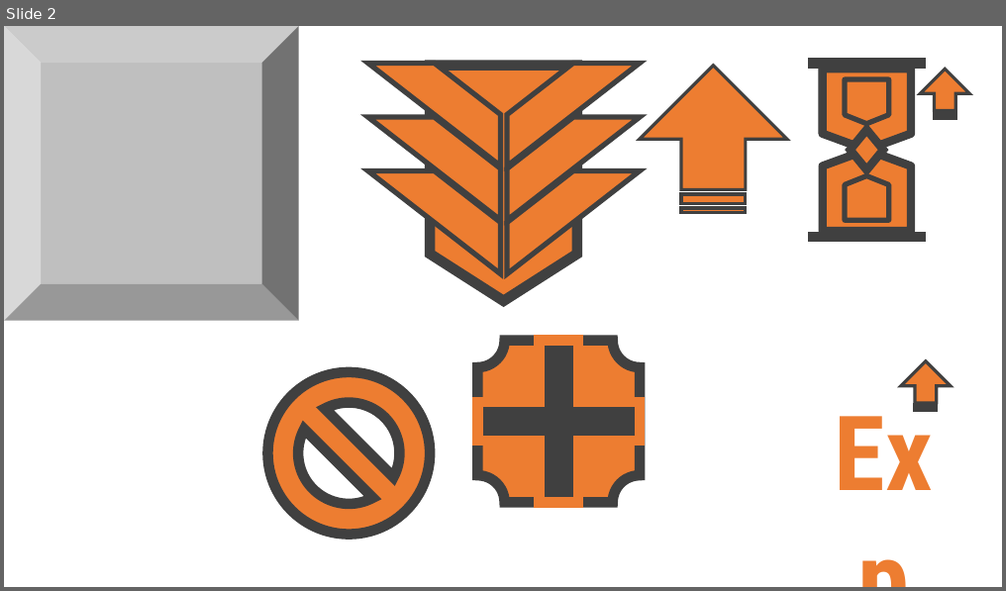
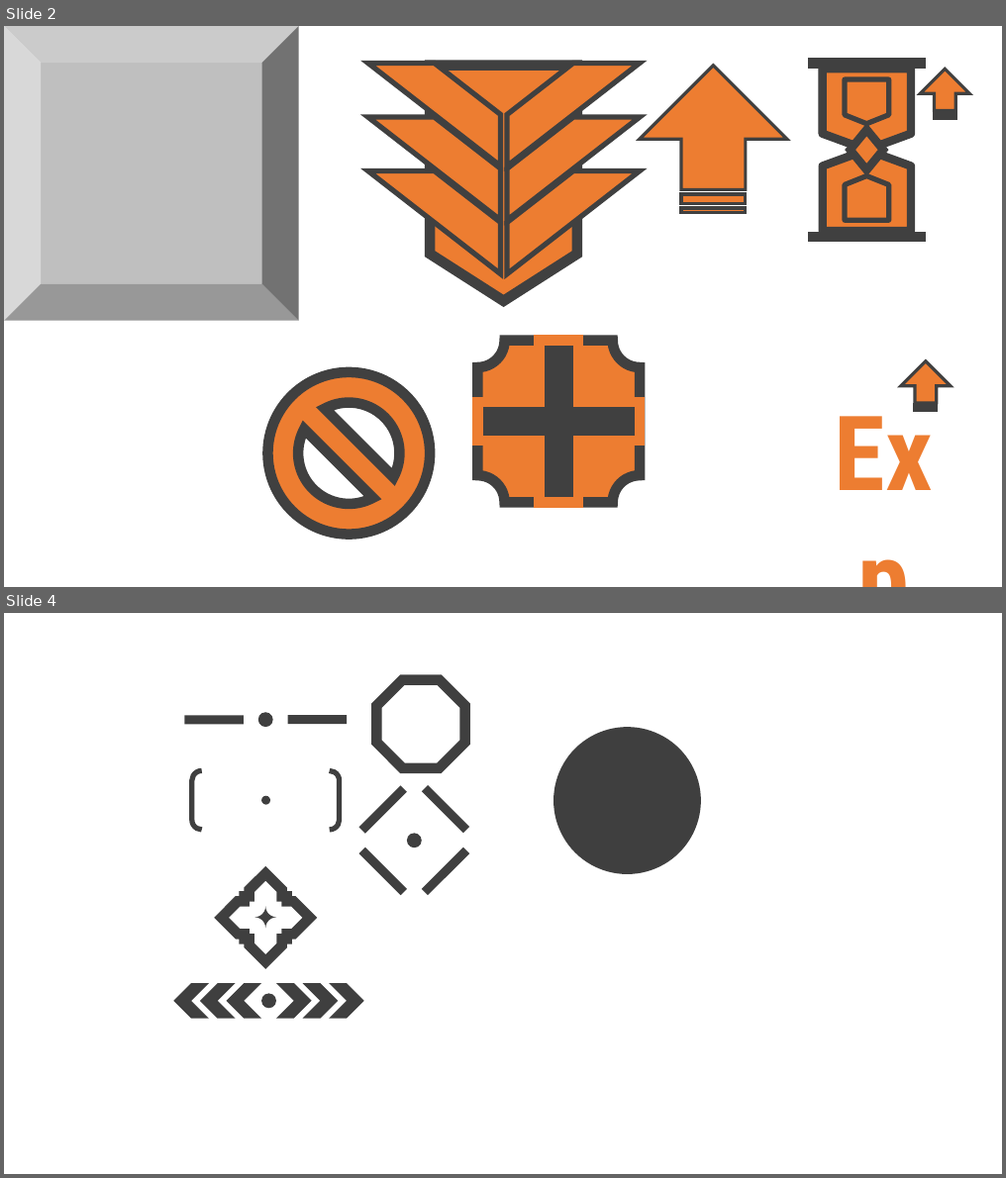
Before and after one commit to nfls/game-minesweeper3d, a slide deck: Assets/Sources/Sources.pptx. Shown one above the other, each under a label of ours: slide 2 before the commit, slides 2 and 4 after it; the slides between them are not shown. The pictures are 1006x591 and 1006x1178 pixels, drawn with LibreOffice and Linux fonts; fonts in the diff are those of the drawing. Boxes give left, top, right and bottom in pixels: in the first picture for what was removed or moved away, otherwise in the second. Text is boxed around its words. In the diff, an @@ line names an element or a change of style, - is before the commit and + after.

```diff
--- a/Assets/Sources/Sources.pptx
+++ b/Assets/Sources/Sources.pptx
@@ slide 4 added at (4,613,1002,1174), background #FFFFFF @@
@@ octagon added at (377,679,465,768), outline #3F3F3F 10 pt @@
@@ rectangle added at (184,716,244,725), fill #3F3F3F @@
@@ ellipse added at (258,713,273,728), fill #3F3F3F @@
@@ rectangle added at (288,716,347,725), fill #3F3F3F @@
@@ ellipse added at (553,727,701,874), fill #3F3F3F @@
@@ bracket pair added at (192,771,340,830), outline #3F3F3F 5 pt @@
@@ rectangle added at (359,786,407,834), fill #3F3F3F @@
@@ rectangle added at (422,785,470,833), fill #3F3F3F @@
@@ ellipse added at (261,796,270,805), fill #3F3F3F @@
@@ rectangle added at (359,848,407,895), fill #3F3F3F @@
@@ ellipse added at (407,833,422,848), fill #3F3F3F @@
@@ rectangle added at (422,848,470,895), fill #3F3F3F @@
@@ quad arrow callout added at (221,873,310,961), fill #FFFFFF, outline #3F3F3F 10 pt @@
@@ plaque added at (254,906,276,928), fill #3F3F3F @@
@@ group added at (174,983,364,1019): 6 chevrons, 1 ellipse @@
```
Also in this commit, not shown: 8 other slides added, 22 other files.
